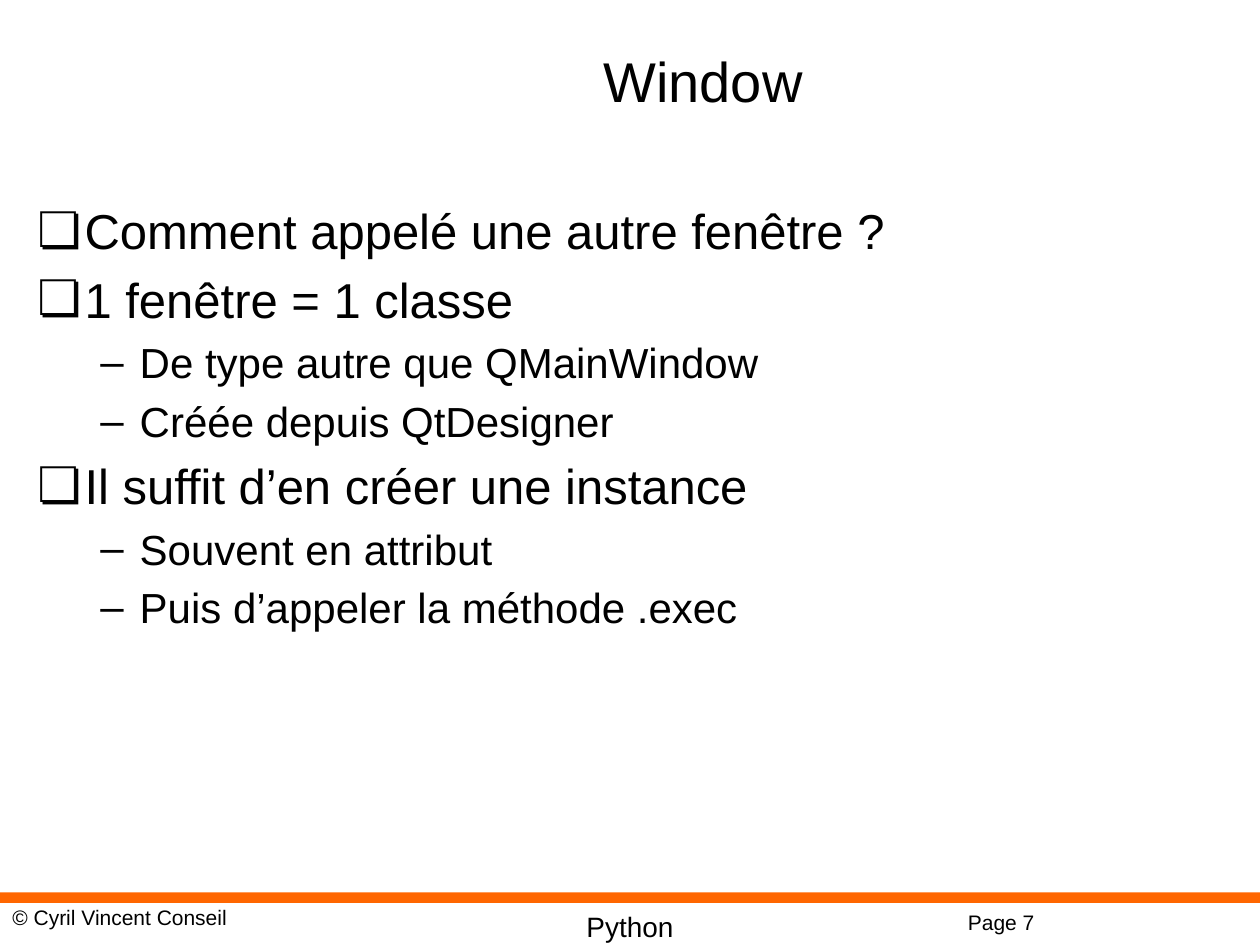
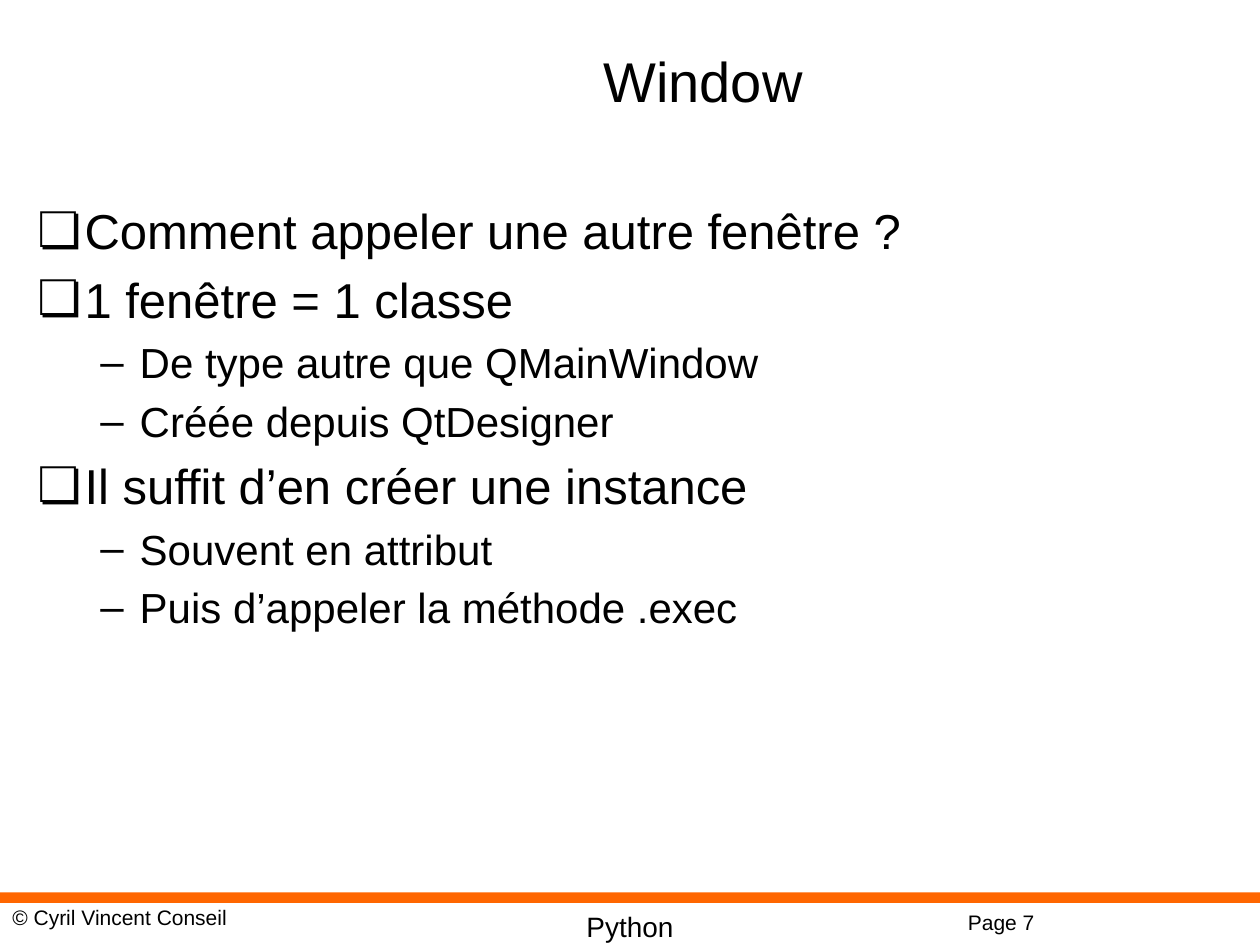
Before and after one commit to cyrilvincent/python-advanced, a slide deck: slide 7 of PPT/PyQt07-Dialog.pptx. Drawn at 1260x945 pixels with LibreOffice and Linux fonts; fonts in the diff are those of the drawing; background and template pictures are left out. Boxes give left, top, right and bottom in pixels: in the first picture for what was removed or moved away, otherwise in the second. Text is boxed around its words. In the diff, an @@ line names an element or a change of style, - is before the commit and + after.

```diff
--- a/PPT/PyQt07-Dialog.pptx
+++ b/PPT/PyQt07-Dialog.pptx
@@ text at bbox=[85, 213, 860, 260]: text changed @@
-❏ Comment appelé une autre fenêtre ?
+❏ Comment appeler une autre fenêtre ?
```
Also in this commit, not shown: 1 other slide changed, 2 other files.
